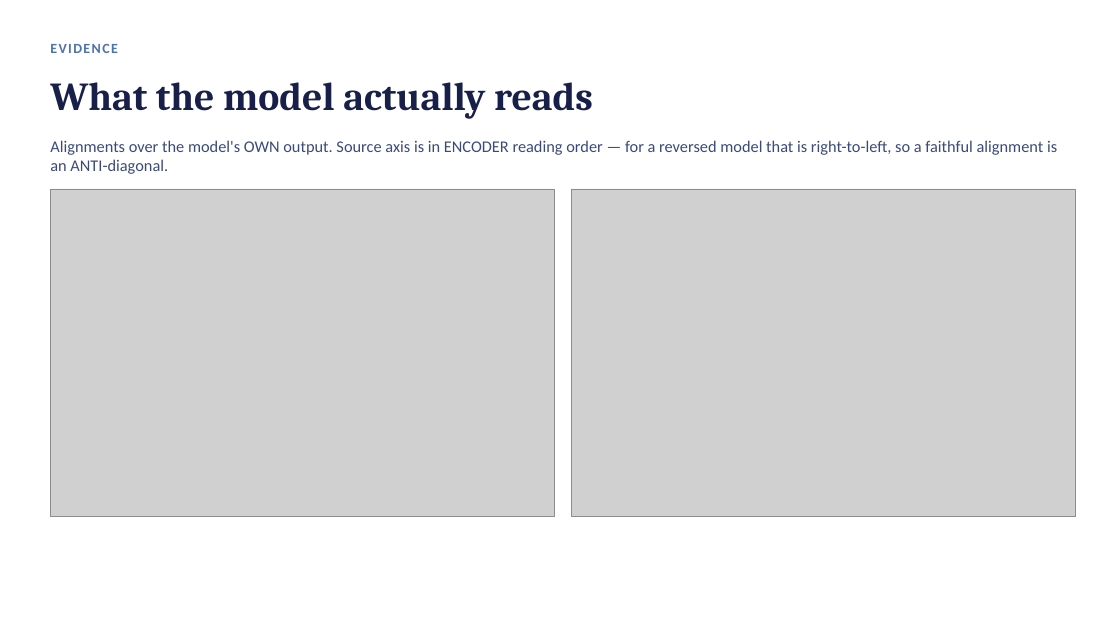
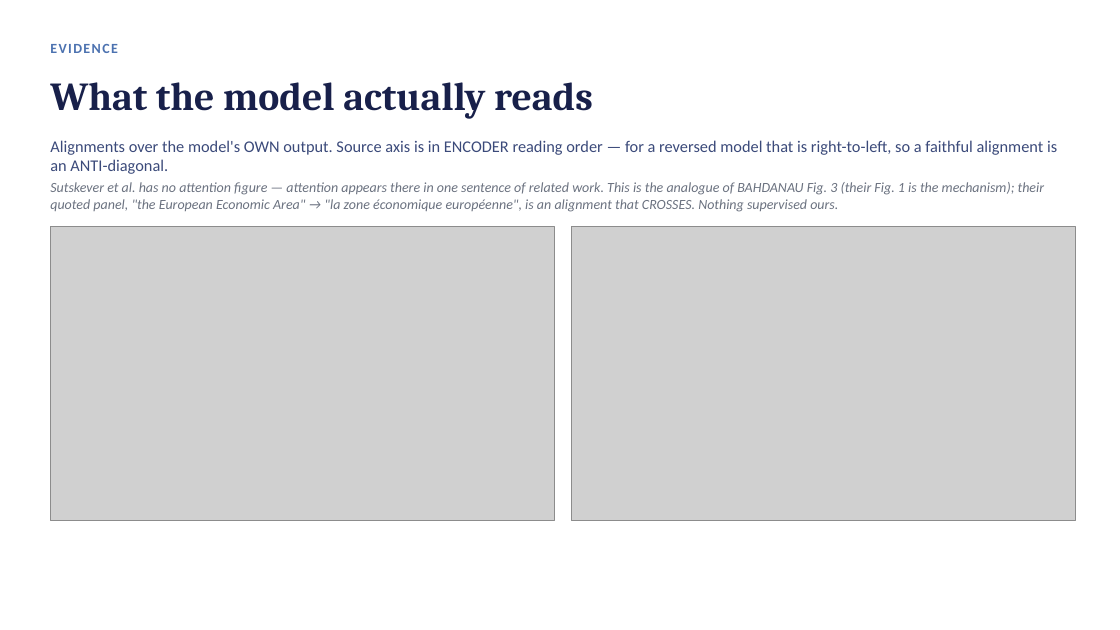
Before and after one commit to RubenS183/seq2seq-ee5180, a slide deck: slide 19 of slides/EE5180_endterm_slides.pptx (slide 15 before the commit). Drawn at 1120x630 pixels with LibreOffice and Linux fonts; fonts in the diff are those of the drawing; grey boxes stand for pictures. Boxes give left, top, right and bottom in pixels: in the first picture for what was removed or moved away, otherwise in the second. Text is boxed around its words. In the diff, an @@ line names an element or a change of style, - is before the commit and + after.

```diff
--- a/slides/EE5180_endterm_slides.pptx
+++ b/slides/EE5180_endterm_slides.pptx
@@ text added at (50, 182, 1045, 212), 12 pt, text #6B7280, italic @@
+Sutskever et al. has no attention figure — attention appears there in one sentence of related work. This is the analogue of BAHDANAU Fig. 3 (their Fig. 1 is the mechanism); their quoted panel, "the European Economic Area" → "la zone économique européenne", is an alignment that CROSSES. Nothing supervised ours.
@@ picture: place and size @@
-picture at (50, 189, 555, 517)
+picture at (50, 227, 555, 521)
@@ picture: place and size @@
-picture at (571, 189, 1075, 517)
+picture at (571, 227, 1075, 521)
```
Also in this commit, not shown: 6 slides added, 34 other files.
